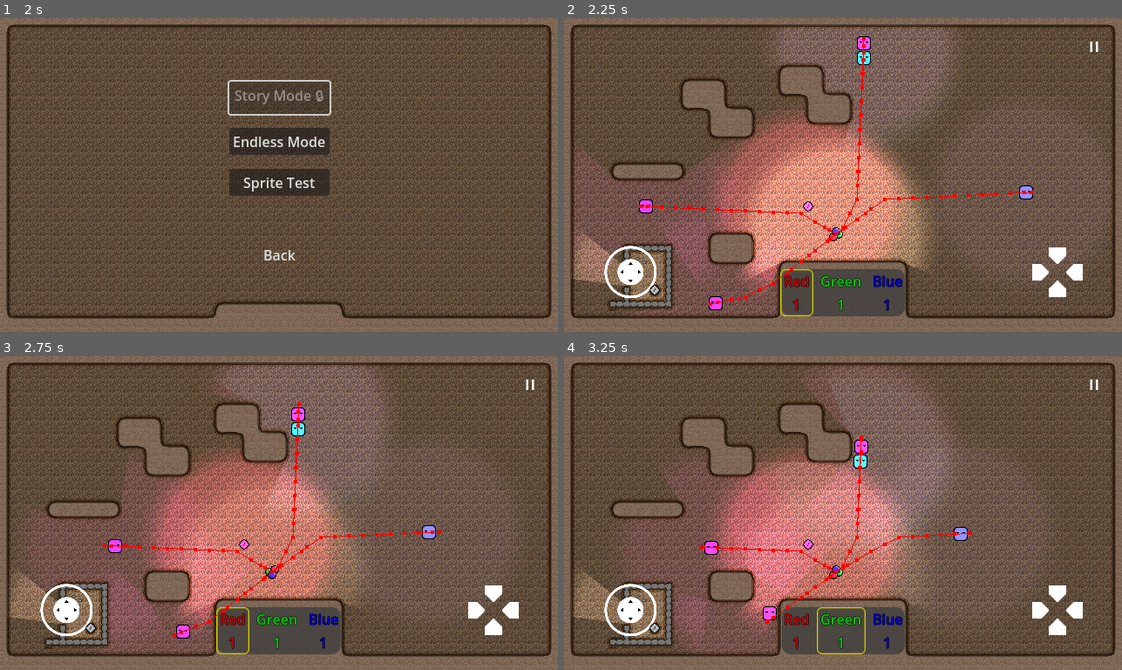
Above: before the commit, frames 1-4 (two rows, left to right).
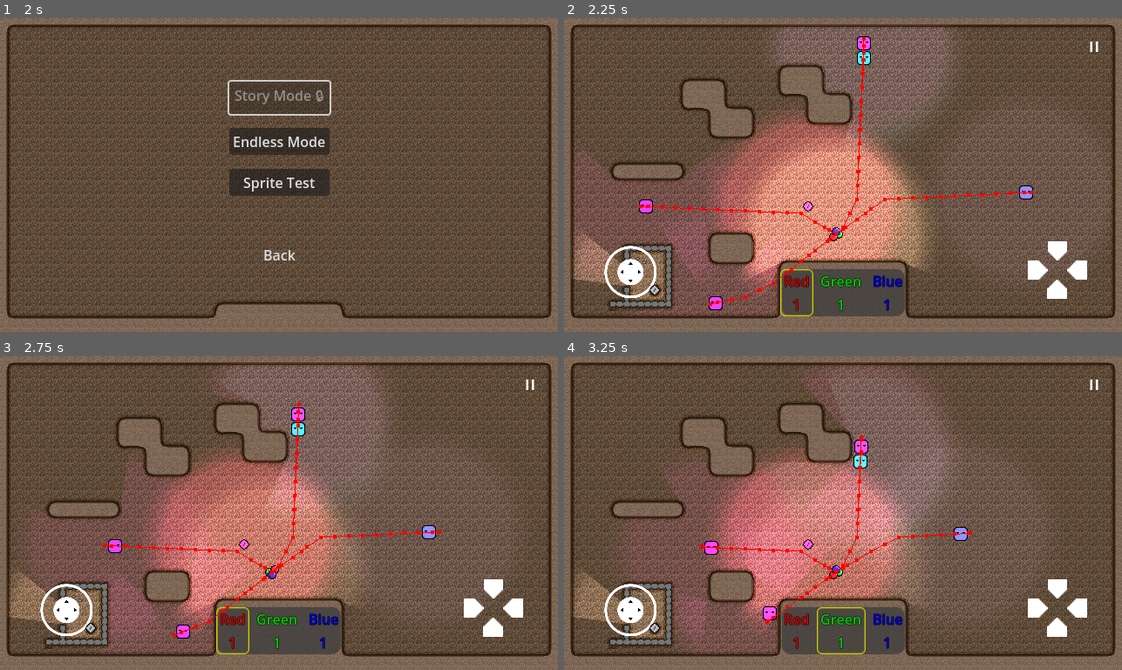
Above: after the commit, the same moments.

Repository: Degenerate-Games/shadows-below
Game: Godot game, scene res://scenes/menus/main_menu.tscn
Two runs of this game, one before a commit and one after it. Both use one fixed random seed, a clock stepped at 60 frames per second and the inputs below.
Inputs (mouse positions are in pixels of both pictures, inside the frame that each line leads up to):
- Up to frame 1 (2 s): click (279, 206) at 0.5 s; click (279, 206) at 1.25 s
- Up to frame 2 (2.25 s): click "Endless Mode" at 2 s
- Up to frame 3 (2.75 s): no input
- Up to frame 4 (3.25 s): move the mouse to (965, 497) at 2.77 s; hold L (mixing_ui_right) from 2.78 s (still down); click (965, 497) at 2.92 s

Frame 1 is identical in both runs. In frame 2, 0.4% of the frame differs, in the area x 83-94%, y 71-90%; in frame 3, 0.4%; in frame 4, 0.4%.

Commit message:
Remove old joystick and increase size of dpad

Diff:
--- a/scenes/ui/hud.tscn
+++ b/scenes/ui/hud.tscn
@@ -6,6 +6,18 @@
 [ext_resource type="Texture2D" uid="uid://kbgg37vs570l" path="res://assets/ui/pause_button_pressed.png" id="4_5o5eb"]
 [ext_resource type="Texture2D" uid="uid://bkr2ona3y1u2k" path="res://assets/ui/d-pad.png" id="4_73twt"]
 [ext_resource type="Texture2D" uid="uid://cj1kt0i4s66jn" path="res://assets/ui/d-pad_pressed.png" id="5_ubflk"]
+
+[sub_resource type="CircleShape2D" id="CircleShape2D_5k4sh"]
+radius = 7.0
+
+[sub_resource type="CircleShape2D" id="CircleShape2D_ww8iu"]
+radius = 7.0
+
+[sub_resource type="CircleShape2D" id="CircleShape2D_fcsxw"]
+radius = 7.0
+
+[sub_resource type="CircleShape2D" id="CircleShape2D_yiqxs"]
+radius = 7.0
 
 [node name="HUD" type="Control"]
 custom_minimum_size = Vector2(640, 360)
@@ -37,24 +49,6 @@
 action_up = "move_up"
 action_down = "move_down"
 
-[node name="Virtual joystick right" parent="." instance=ExtResource("2_6wdcc")]
-visible = false
-layout_mode = 0
-anchors_preset = 0
-anchor_top = 0.0
-anchor_bottom = 0.0
-offset_left = 540.0
-offset_top = 265.0
-offset_right = 715.0
-offset_bottom = 440.0
-grow_vertical = 1
-scale = Vector2(0.3, 0.3)
-visibility_mode = 1
-action_left = "mixing_ui_left"
-action_right = "mixing_ui_right"
-action_up = "mixing_ui_up"
-action_down = "mixing_ui_down"
-
 [node name="PauseButton" type="TouchScreenButton" parent="."]
 position = Vector2(600, 25)
 scale = Vector2(0.5, 0.5)
@@ -64,13 +58,14 @@
 visibility_mode = 1
 
 [node name="DPad" type="Node2D" parent="."]
-position = Vector2(542, 282)
-scale = Vector2(1.2, 1.2)
+position = Vector2(538, 278)
+scale = Vector2(1.4, 1.4)
 
 [node name="Left" type="TouchScreenButton" parent="DPad"]
 position = Vector2(-4, 0)
 texture_normal = ExtResource("4_73twt")
 texture_pressed = ExtResource("5_ubflk")
+shape = SubResource("CircleShape2D_5k4sh")
 action = "mixing_ui_left"
 visibility_mode = 1
 
@@ -79,6 +74,7 @@
 rotation = 1.5708
 texture_normal = ExtResource("4_73twt")
 texture_pressed = ExtResource("5_ubflk")
+shape = SubResource("CircleShape2D_ww8iu")
 action = "mixing_ui_up"
 visibility_mode = 1
 
@@ -87,13 +83,15 @@
 rotation = 3.14159
 texture_normal = ExtResource("4_73twt")
 texture_pressed = ExtResource("5_ubflk")
+shape = SubResource("CircleShape2D_fcsxw")
 action = "mixing_ui_right"
 visibility_mode = 1
 
 [node name="Down" type="TouchScreenButton" parent="DPad"]
-position = Vector2(12, 32)
+position = Vector2(11.6666, 31.6667)
 rotation = -1.5708
 texture_normal = ExtResource("4_73twt")
 texture_pressed = ExtResource("5_ubflk")
+shape = SubResource("CircleShape2D_yiqxs")
 action = "mixing_ui_down"
 visibility_mode = 1
Not shown: 1 places in scenes/ui/hud.tscn that only renumber resources
